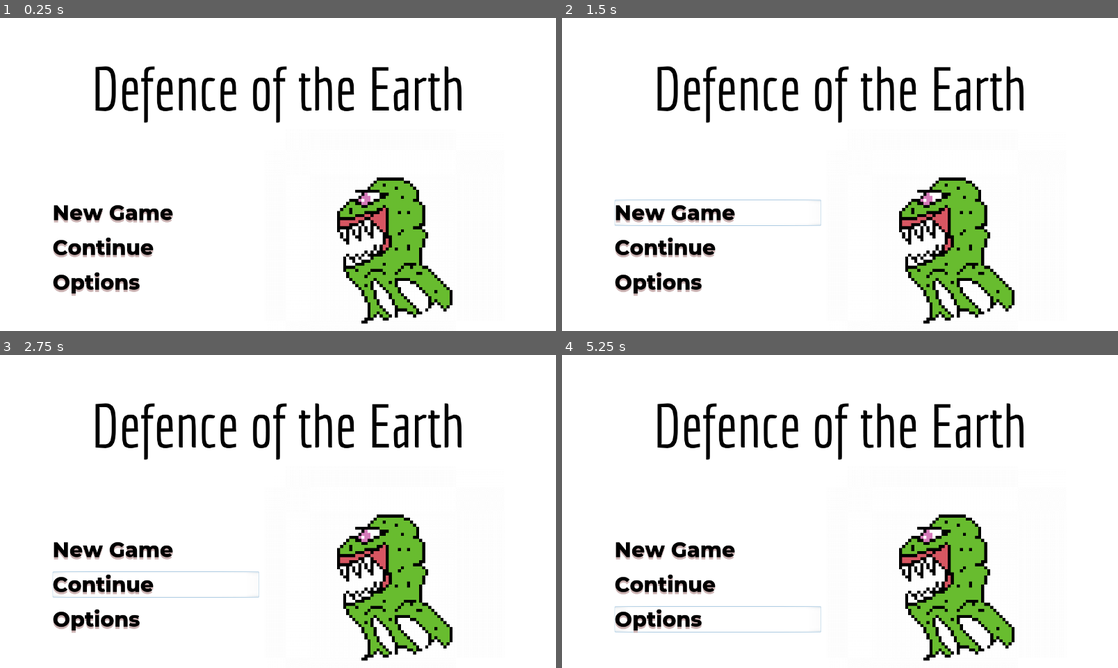
Above: before the commit, frames 1-4 (two rows, left to right).
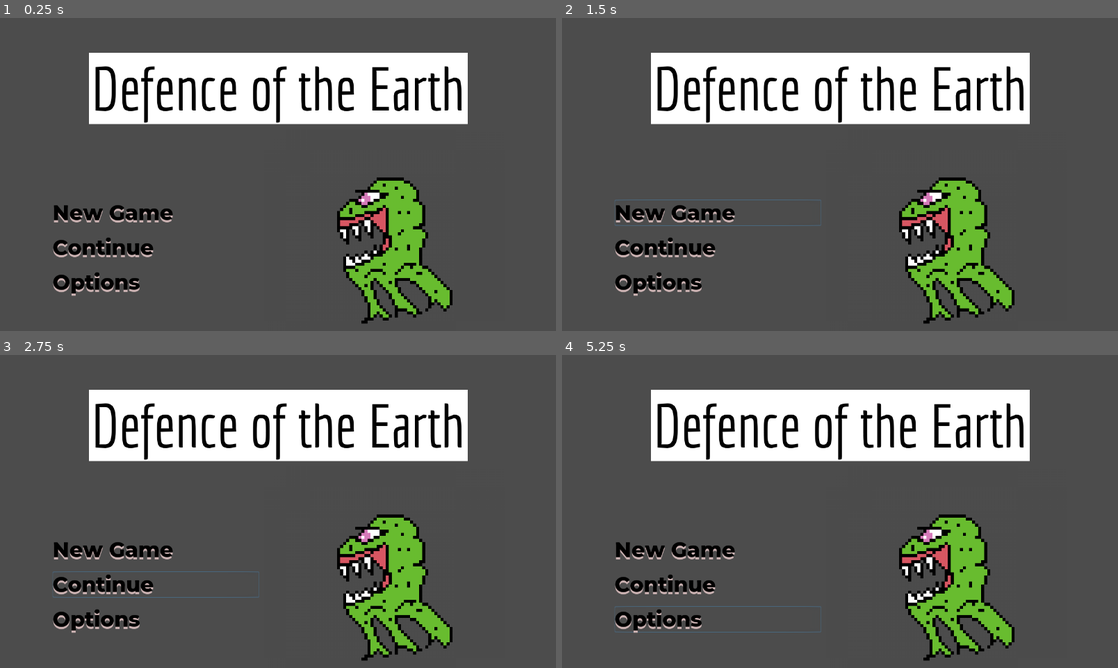
Above: after the commit, the same moments.

Repository: LeopardMerkava/Orbital-Project
Game: Godot game, scene res://UI/Title/TitleScreen.tscn
Same seed, same stepped clock (60 frames per second), same inputs: the game is played once before the commit and once after it. The project has no main scene, so this scene is started directly.
Inputs:
- Up to frame 1 (0.25 s): no input
- Up to frame 2 (1.5 s): click "New Game" at 0.5 s; click "New Game" at 1.25 s
- Up to frame 3 (2.75 s): click "Continue" at 2 s
- Up to frame 4 (5.25 s): click "Continue" at 2.75 s; click "New Game" at 3.5 s; click "Continue" at 4.25 s; click "Options" at 5 s

The runs differ from the first frame. In frame 1, 78% of the frame differs, in the area x 0-100%, y 0-100%; in frame 2, 78%; in frame 3, 78%; in frame 4, 78%.

Commit message:
Level 0 Added
Coded for grunts and Pathing

Diff:
--- /dev/null
+++ b/Enemies/Grunt.gd
@@ -0,0 +1,24 @@
+extends PathFollow2D
+
+export var speed = 100.0
+export var health = 150.0
+signal breach
+
+
+func _ready():
+	speed *= GlobalSettings._get_speed_mult()
+	health *= GlobalSettings._get_health_mult()
+	$AnimatedSprite.playing = true
+
+
+func _process(delta):
+	if health < 0:
+		queue_free()
+
+
+func _physics_process(delta):
+	offset += speed * delta
+
+	if unit_offset >= 1:
+		emit_signal("breach", 1)
+		queue_free()
--- /dev/null
+++ b/Enemies/Grunt.tscn
@@ -0,0 +1,30 @@
+[gd_scene load_steps=5 format=2]
+
+[ext_resource path="res://Assets/Images/Enemies/Enemy_Soldier-Side.png" type="Texture" id=1]
+[ext_resource path="res://Enemies/Grunt.gd" type="Script" id=2]
+
+[sub_resource type="SpriteFrames" id=1]
+animations = [ {
+"frames": [ ExtResource( 1 ) ],
+"loop": true,
+"name": "default",
+"speed": 5.0
+} ]
+
+[sub_resource type="CapsuleShape2D" id=2]
+radius = 15.33
+height = 17.7886
+
+[node name="Grunt" type="PathFollow2D"]
+loop = false
+script = ExtResource( 2 )
+
+[node name="AnimatedSprite" type="AnimatedSprite" parent="."]
+frames = SubResource( 1 )
+flip_h = true
+
+[node name="Area2D" type="Area2D" parent="."]
+
+[node name="CollisionShape2D" type="CollisionShape2D" parent="Area2D"]
+position = Vector2( -0.890884, 0.890907 )
+shape = SubResource( 2 )
--- /dev/null
+++ b/GlobalSettings.gd
@@ -0,0 +1,18 @@
+extends Node
+
+var speed_multiplier = 1.0
+var health_multiplier = 1.0
+var damage_multiplier = 1.0
+var cost_multiplier = 1.0
+
+func _get_speed_mult():
+	return speed_multiplier
+
+func _get_dmg_mult():
+	return damage_multiplier
+
+func _get_health_mult():
+	return health_multiplier
+
+func _get_cost_mult():
+	return cost_multiplier
--- /dev/null
+++ b/Level/Level0.tscn
@@ -0,0 +1,32 @@
+[gd_scene load_steps=4 format=2]
+
+[ext_resource path="res://Enemies/Grunt.tscn" type="PackedScene" id=1]
+[ext_resource path="res://Level0.gd" type="Script" id=2]
+
+[sub_resource type="Curve2D" id=1]
+_data = {
+"points": PoolVector2Array( 0, 0, 0, 0, -85.1452, -19.3512, 0, 0, 0, 0, 313.489, -19.3512, 0, 0, 0, 0, 313.489, 119.977, 0, 0, 0, 0, 212.863, 119.977, 0, 0, 0, 0, 212.863, 7.74047, 0, 0, 0, 0, 112.237, 7.74047, 0, 0, 0, 0, 112.237, 119.977, 0, 0, 0, 0, -85.1452, 119.977, 0, 0, 0, 0, -85.1452, 65.794 )
+}
+
+[node name="Node2D" type="Node2D"]
+position = Vector2( 0.257568, 0 )
+script = ExtResource( 2 )
+
+[node name="Path2D" type="Path2D" parent="."]
+position = Vector2( 223.742, 152 )
+scale = Vector2( 2.06706, 2.06706 )
+curve = SubResource( 1 )
+
+[node name="Grunt" parent="Path2D" instance=ExtResource( 1 )]
+position = Vector2( -85.1452, -19.3512 )
+rotation = 4.86791e-07
+
+[node name="WaveTimer" type="Timer" parent="."]
+wait_time = 10.0
+
+[node name="SpawnTimer" type="Timer" parent="."]
+wait_time = 0.5
+
+[connection signal="breach" from="Path2D/Grunt" to="." method="_on_Grunt_breach"]
+[connection signal="timeout" from="WaveTimer" to="." method="_on_WaveTimer_timeout"]
+[connection signal="timeout" from="SpawnTimer" to="." method="_on_SpawnTimer_timeout"]
--- /dev/null
+++ b/Level0.gd
@@ -0,0 +1,39 @@
+extends Node2D
+
+var enemyList = [load("res://Enemies/Grunt.tscn")]
+var enemyAmount = [[1], [2], [3]]
+var enemyindex = 0
+var enemycount = 0
+var waveCount = 0
+var wavenumber = enemyAmount.size()
+var healthrem = 5
+var doneSpawning = false
+
+func _ready():
+	$WaveTimer.start()
+	waveCount = 0
+	doneSpawning = false
+
+
+func _on_SpawnTimer_timeout():
+	if waveCount > wavenumber:
+		doneSpawning = true
+		$SpawnTimer.stop()
+	elif enemyindex == enemyAmount[waveCount].size():
+		$SpawnTimer.stop()
+	elif enemycount == enemyAmount[waveCount][enemyindex]:
+		enemycount = 0
+		enemyindex += 1
+	else:
+		enemycount += 1
+		$Path2D.add_child(enemyList[enemyindex].instance())
+
+
+
+func _on_WaveTimer_timeout():
+	waveCount += 1
+	$SpawnTimer.start()
+
+
+func _on_Grunt_breach():
+	pass
--- a/project.godot
+++ b/project.godot
@@ -13,6 +13,10 @@
 config/name="Orbital"
 config/icon="res://icon.png"
 
+[autoload]
+
+GlobalSettings="*res://GlobalSettings.gd"
+
 [display]
 
 window/size/width=1280
@@ -24,5 +28,4 @@
 
 [rendering]
 
-environment/default_clear_color=Color( 1, 1, 1, 1 )
 environment/default_environment="res://default_env.tres"
Not shown, added: Assets/Map Tiles/MapTile1_Grass.png.import
